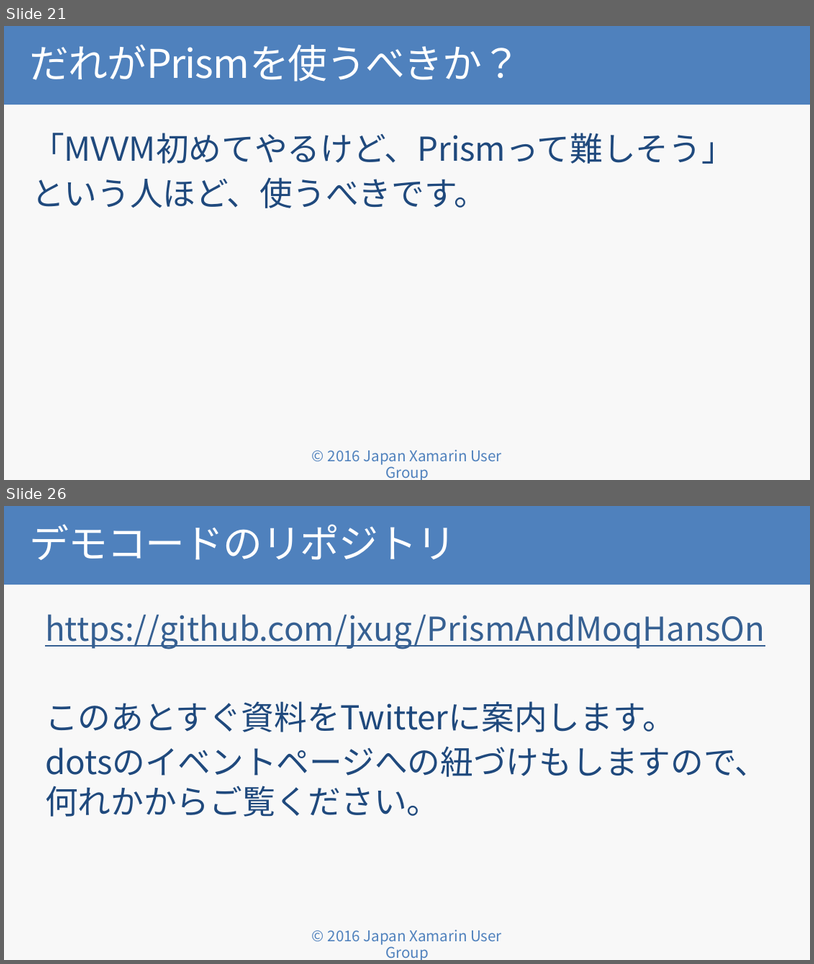
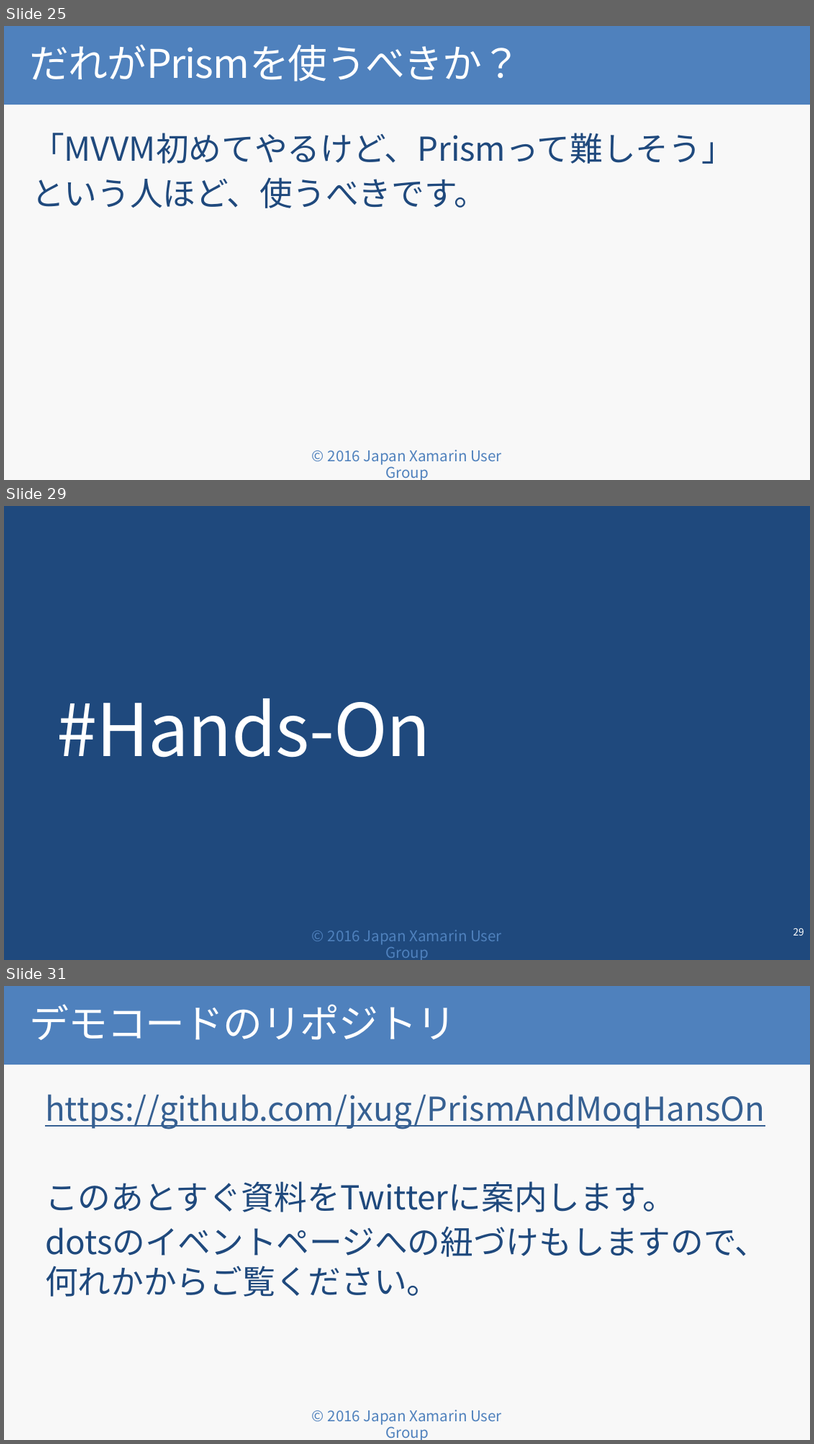
Before and after one commit to jxug/PrismAndMoqHansOn, a slide deck: docs/Why Prism for Xamarin.Forms.pptx. Shown one above the other, each under a label of ours: slides 21 and 26 before the commit, slides 25, 29 and 31 after it; the slides between them are not shown. The pictures are 814x964 and 814x1444 pixels, drawn with LibreOffice and Linux fonts; fonts in the diff are those of the drawing; background and template pictures are left out. Boxes give left, top, right and bottom in pixels: in the first picture for what was removed or moved away, otherwise in the second. Text is boxed around its words. In the diff, an @@ line names an element or a change of style, - is before the commit and + after.

```diff
--- a/docs/Why Prism for Xamarin.Forms.pptx
+++ b/docs/Why Prism for Xamarin.Forms.pptx
@@ slide 29 added at box(4, 506, 810, 960), background #1F497D; not listed: 1 template element that a slide beside it also shows @@
@@ title added at box(57, 698, 431, 757), 88 pt, text #FFFFFF @@
+#Hands-On
@@ page number added at box(794, 928, 805, 935), 12 pt, text #FFFFFF @@
+29
@@ what was slide 21 is now slide 25 @@
@@ what was slide 26 is now slide 31 @@
```
Also in this commit, not shown: 2 slides changed, 6 other slides added, 2 slides removed.
